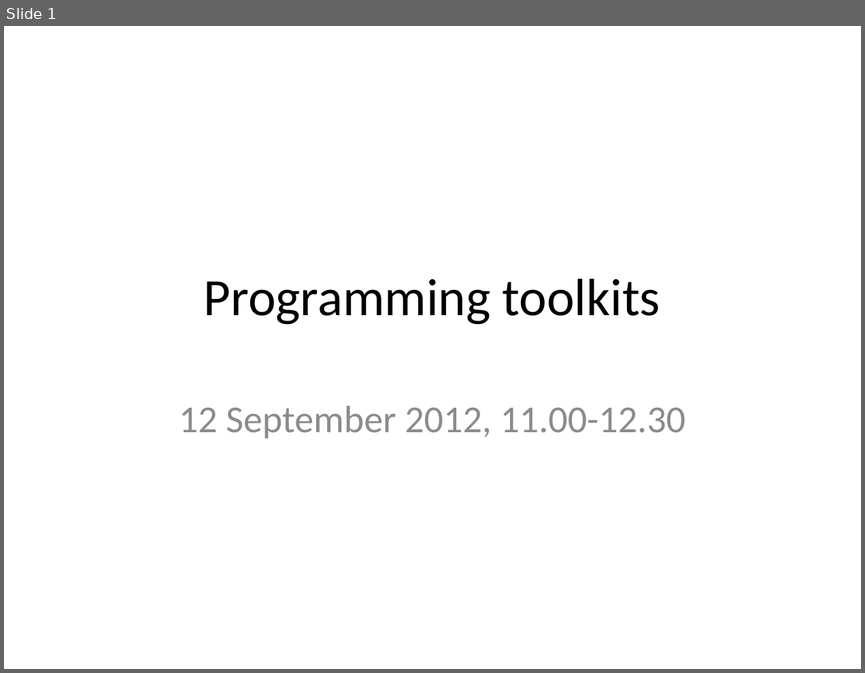
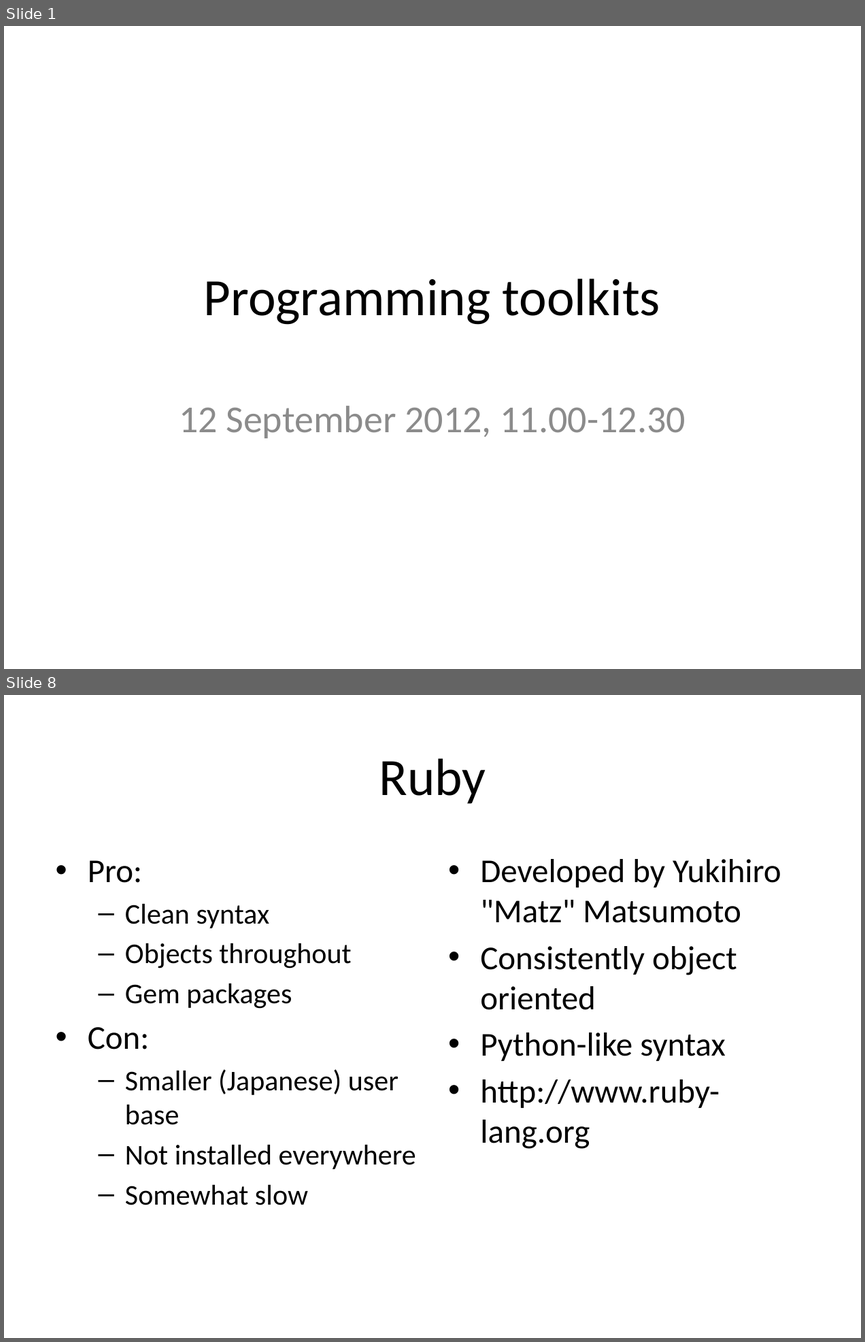
Before and after one commit to rvosa/ngs-workflows, a slide deck: doc/slides/day2/session2/Toolkits.pptx. Shown one above the other, each under a label of ours: slide 1 before the commit, slides 1 and 8 after it; the slides between them are not shown. The pictures are 865x673 and 865x1342 pixels, drawn with LibreOffice and Linux fonts; fonts in the diff are those of the drawing. Boxes give left, top, right and bottom in pixels: in the first picture for what was removed or moved away, otherwise in the second. Text is boxed around its words. In the diff, an @@ line names an element or a change of style, - is before the commit and + after.

```diff
--- a/doc/slides/day2/session2/Toolkits.pptx
+++ b/doc/slides/day2/session2/Toolkits.pptx
@@ slide 8 added at bbox=[4, 695, 861, 1338], background #FFFFFF @@
@@ title added at bbox=[379, 758, 485, 804], 44 pt, text #000000 @@
+Ruby
@@ text added at bbox=[88, 860, 416, 1205], 24 pt, text #000000 @@
+• Pro:
+  – Clean syntax
+  – Objects throughout
+  – Gem packages
+• Con:
+  – Smaller (Japanese) user base
+  – Not installed everywhere
+  – Somewhat slow
@@ text added at bbox=[480, 859, 781, 1149], 28 pt, text #000000 @@
+• Developed by Yukihiro "Matz" Matsumoto
+• Consistently object oriented
+• Python-like syntax
+• http://www.ruby-lang.org
```
Also in this commit, not shown: 3 slides changed, 7 other slides added, 8 slides removed.
